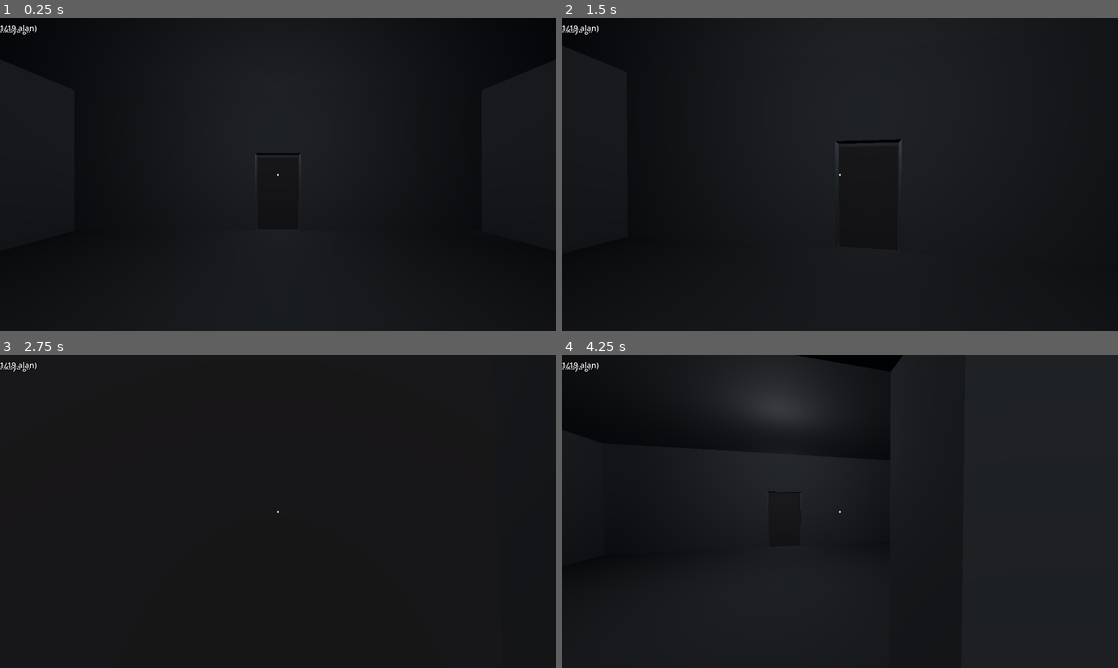
Above: before the commit, frames 1-4 (two rows, left to right).
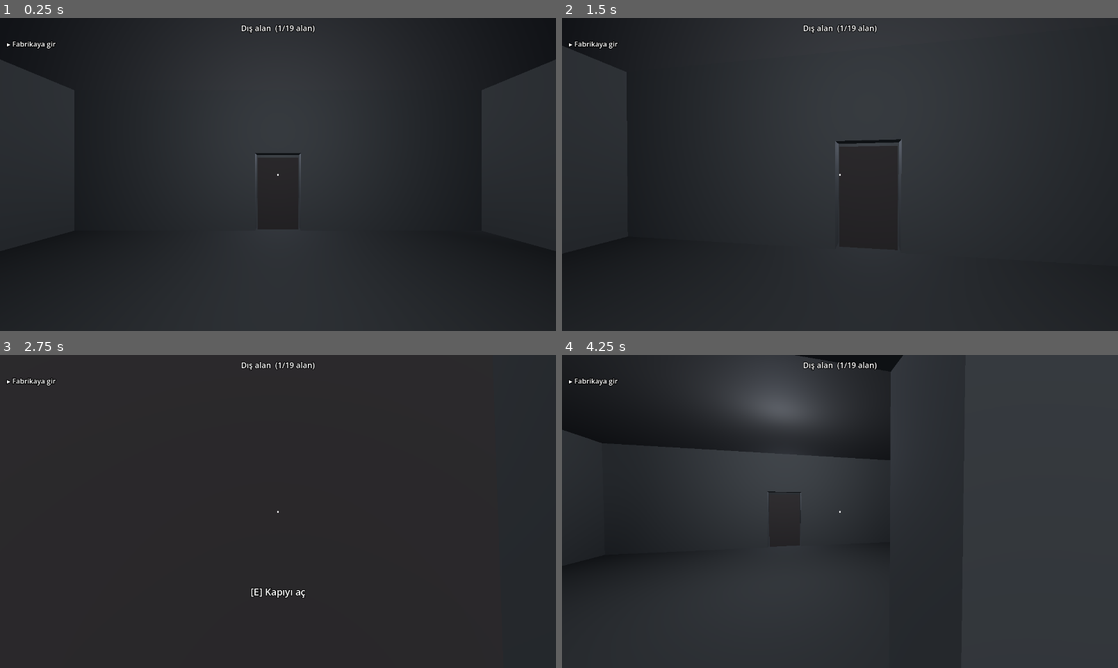
Above: after the commit, the same moments.

Repository: emrullahcfc-ops/son-vardiya-0317
Game: Godot game, scene res://scenes/world/factory.tscn
Two runs of this game, one before a commit and one after it. Both use one fixed random seed, a clock stepped at 60 frames per second and the inputs below.
Inputs (mouse positions are in pixels of both pictures, inside the frame that each line leads up to):
- Up to frame 1 (0.25 s): no input
- Up to frame 2 (1.5 s): tap Enter at 0.5 s; move the mouse to (867, 174) at 0.52 s; hold Ctrl (crouch) 0.53-1.28 s; hold W (move_forward) from 0.53 s (still down); move the mouse to (812, 174) at 1.27 s; tap E (interact) at 1.35 s
- Up to frame 3 (2.75 s): keep holding W (move_forward); move the mouse to (289, 505) at 2.02 s; hold Shift (sprint) from 2.03 s (still down)
- Up to frame 4 (4.25 s): keep holding W (move_forward); tap Space at 2.75 s; move the mouse to (834, 517) at 2.77 s; release Shift (sprint) at 2.78 s; tap Ctrl (crouch) at 2.85 s; tap Enter at 3.5 s; move the mouse to (878, 514) at 3.52 s; hold E (interact) from 3.53 s (still down)

The runs differ from the first frame. In frame 1, 8.0% of the frame differs, in the area x 0-64%, y 2-70%; in frame 2, 15%; in frame 3, 0.5%; in frame 4, 36%, in the area x 0-100%, y 0-100%.

Commit message:
Isik ve HUD duzeltmesi, oyun ici ekran goruntusu araci
Co-Authored-By: Claude Sonnet 5.5 <noreply@anthropic.com>

Diff:
--- a/scripts/ui/hud.gd
+++ b/scripts/ui/hud.gd
@@ -35,8 +35,11 @@
 	_fps = _make_label(root, Control.PRESET_TOP_RIGHT, 14)
 	_fps.position = Vector2(-90, 8)
 
-	_area = _make_label(root, Control.PRESET_CENTER_TOP, 18)
+	_area = _make_label(root, Control.PRESET_TOP_WIDE, 18)
 	_area.position.y = 10
+	_quest.horizontal_alignment = HORIZONTAL_ALIGNMENT_LEFT
+	_quest.grow_horizontal = Control.GROW_DIRECTION_END
+	_quest.position = Vector2(16, 48)
 	GameManager.area_entered.connect(_on_area)
 	AudioManager.subtitle.connect(_on_subtitle)
 	QuestManager.quest_started.connect(func(_i): _refresh_quest())
@@ -55,7 +58,7 @@
 	l.add_theme_constant_override("outline_size", 6)
 	l.horizontal_alignment = HORIZONTAL_ALIGNMENT_CENTER
 	parent.add_child(l)
-	l.set_anchors_preset(preset)
+	l.set_anchors_and_offsets_preset(preset)
 	l.grow_horizontal = Control.GROW_DIRECTION_BOTH
 	return l
 
--- a/scripts/world/factory.gd
+++ b/scripts/world/factory.gd
@@ -64,11 +64,11 @@
 	env.background_mode = Environment.BG_COLOR
 	env.background_color = Color(0.01, 0.012, 0.02)
 	env.ambient_light_source = Environment.AMBIENT_SOURCE_COLOR
-	env.ambient_light_color = Color(0.2, 0.22, 0.28)
-	env.ambient_light_energy = 0.35
+	env.ambient_light_color = Color(0.3, 0.33, 0.4)
+	env.ambient_light_energy = 0.8
 	env.fog_enabled = true
-	env.fog_light_color = Color(0.04, 0.05, 0.07)
-	env.fog_density = 0.03
+	env.fog_light_color = Color(0.06, 0.07, 0.09)
+	env.fog_density = 0.015
 	var we := WorldEnvironment.new()
 	we.environment = env
 	add_child(we)
@@ -249,7 +249,7 @@
 	var l := OmniLight3D.new()
 	l.position = c + Vector3(0, 2.9, 0)
 	l.omni_range = maxf(b[2] - b[0], b[3] - b[1]) * 0.85
-	l.light_energy = 0.9
+	l.light_energy = 2.2
 	l.light_color = Color(0.85, 0.9, 1.0) if room["f"] != "B" else Color(0.7, 0.85, 0.75)
 	add_child(l)
 
--- /dev/null
+++ b/tools/capture.gd
@@ -0,0 +1,22 @@
+extends Node
+## Gerçek oyun içi ekran görüntüsü alır: godot --path . res://tools/capture.tscn
+# [dosya, oda, durus_dx, durus_dz, bakis_dx, bakis_dz]  (oda merkezine göre)
+const SHOTS := [
+	["01_dis_alan", "g_out", 0.0, 3.0, 0.0, -4.0],
+	["02_giris_holu", "g_entry", 4.0, 2.5, -6.0, 0.0],
+	["03_b_hatti", "g_lineB", 4.0, 4.0, 0.0, -6.0],
+	["04_yemekhane", "u_cant", -4.0, 2.5, 6.0, 0.0],
+	["05_boru_odasi", "b_pipe", 3.5, 2.5, -5.0, 0.0],
+	["06_muhurlu_alan", "b_sealed", 3.5, 4.5, 5.0, 0.0],
+]
+func _ready() -> void:
+	var level: Node = load("res://scenes/world/factory.tscn").instantiate()
+	add_child(level)
+	for _i in 5: await get_tree().physics_frame
+	for s in SHOTS:
+		level.teleport_to_room(s[1])
+		level.player.global_position += Vector3(s[2], 0, s[3])
+		level.player.rotation = Vector3(0, atan2(-(s[4] - s[2]), -(s[5] - s[3])), 0)
+		for _i in 20: await get_tree().process_frame
+		get_viewport().get_texture().get_image().save_png("res://docs/img/%s.png" % s[0])
+	get_tree().quit()
--- /dev/null
+++ b/tools/capture.tscn
@@ -0,0 +1,4 @@
+[gd_scene load_steps=2 format=3]
+[ext_resource type="Script" path="res://tools/capture.gd" id="1"]
+[node name="Capture" type="Node"]
+script = ExtResource("1")
Binary file added: docs/img/01_dis_alan.png
Binary file added: docs/img/02_giris_holu.png
Binary file added: docs/img/03_b_hatti.png
Binary file added: docs/img/04_yemekhane.png
Binary file added: docs/img/05_boru_odasi.png
Binary file added: docs/img/06_muhurlu_alan.png
